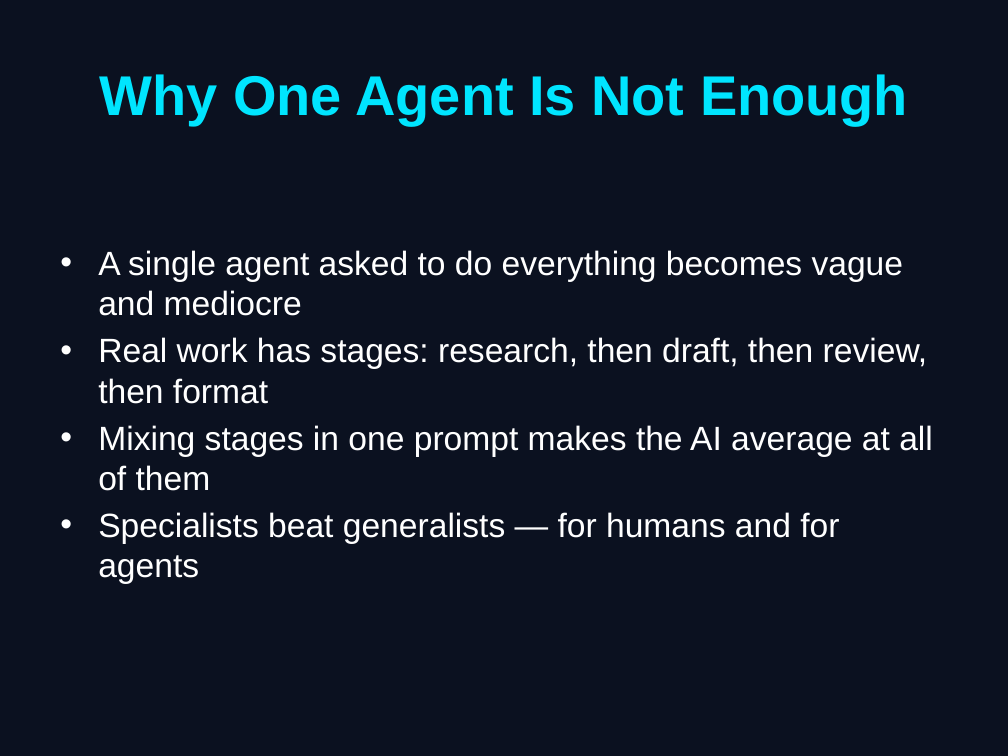
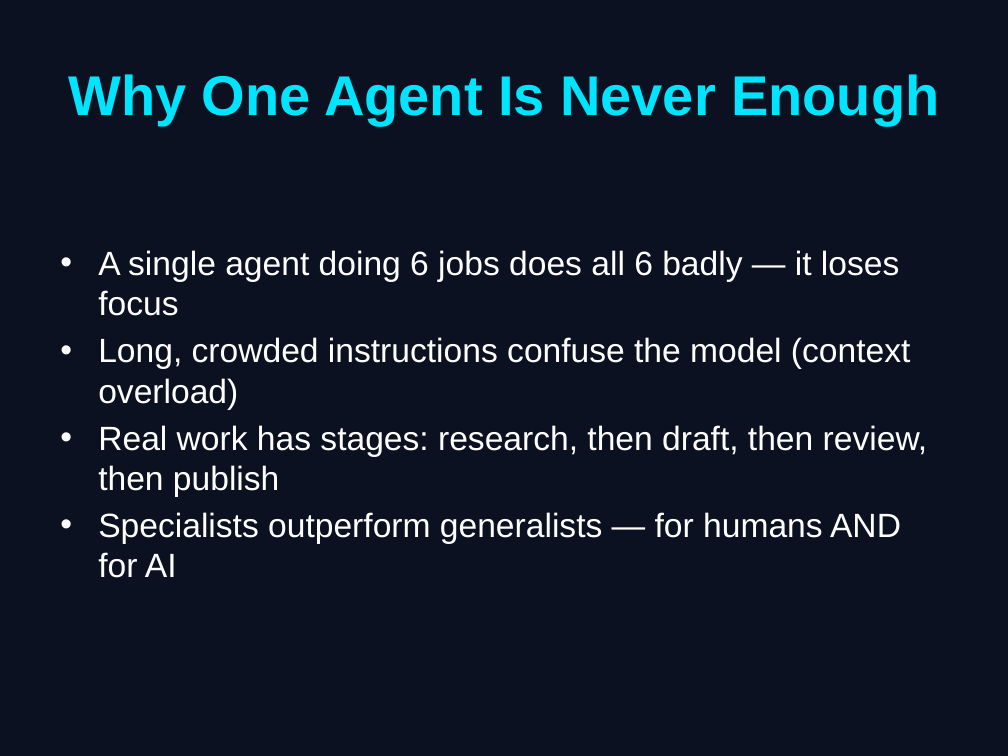
Before and after one commit to INTeniola/agentic-courses, a slide deck: slide 3 of ai-beginner-bootcamp-outline/day_5/Day_5_Slides.pptx. Drawn at 1008x756 pixels with LibreOffice and Linux fonts; fonts in the diff are those of the drawing. Boxes give left, top, right and bottom in pixels: in the first picture for what was removed or moved away, otherwise in the second. Text is boxed around its words. In the diff, an @@ line names an element or a change of style, - is before the commit and + after.

```diff
--- a/ai-beginner-bootcamp-outline/day_5/Day_5_Slides.pptx
+++ b/ai-beginner-bootcamp-outline/day_5/Day_5_Slides.pptx
@@ title at [68, 74, 939, 125]: text changed @@
-Why One Agent Is Not Enough
+Why One Agent Is Never Enough
@@ text at [98, 250, 928, 578]: text changed @@
-• A single agent asked to do everything becomes vague and mediocre
-• Real work has stages: research, then draft, then review, then format
-• Mixing stages in one prompt makes the AI average at all of them
-• Specialists beat generalists — for humans and for agents
+• A single agent doing 6 jobs does all 6 badly — it loses focus
+• Long, crowded instructions confuse the model (context overload)
+• Real work has stages: research, then draft, then review, then publish
+• Specialists outperform generalists — for humans AND for AI
```
Also in this commit, not shown: 5 other slides changed, 2 slides added, 2 slides removed, 35 other files.
